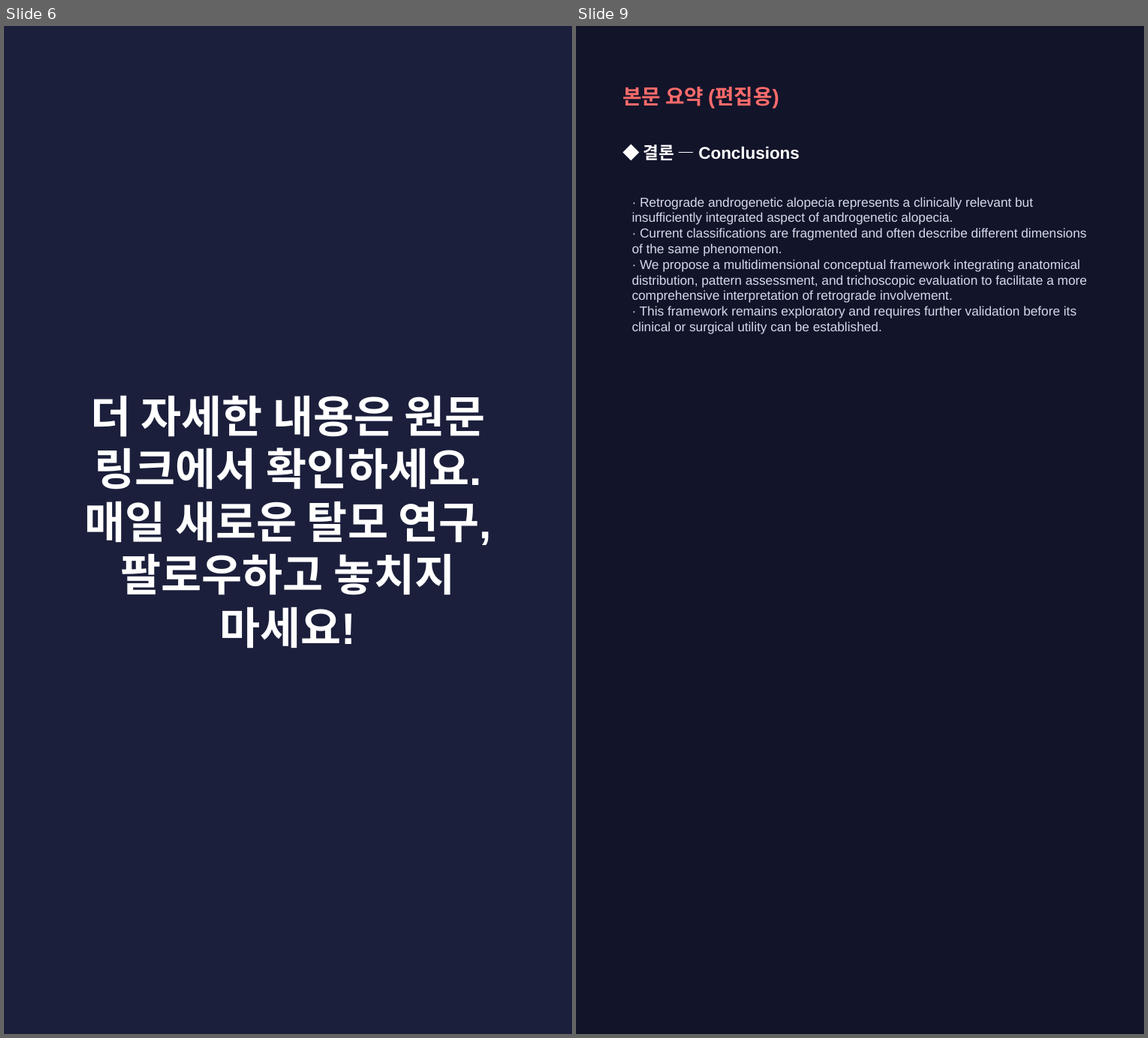
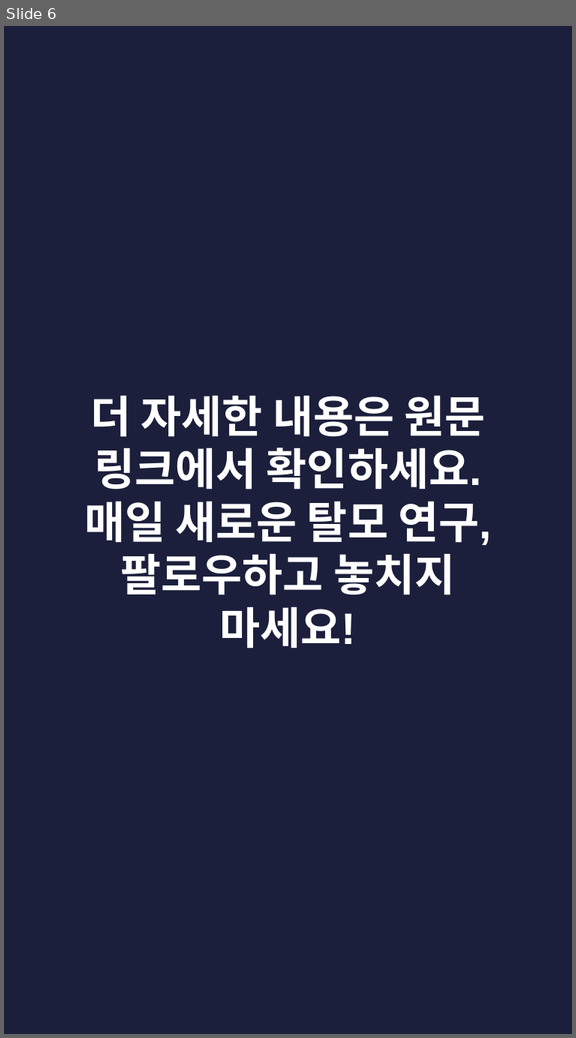
Before and after one commit to hyokang2010-BJ-ANTH/product-builder-test, a slide deck: pwa/data/latest/slides.pptx. Shown side by side, each under a label of ours: slides 6 and 9 before the commit, slide 6 after it; the slides between them are not shown. The pictures are 1148x1038 and 576x1038 pixels, drawn with LibreOffice and Linux fonts; fonts in the diff are those of the drawing. Boxes give left, top, right and bottom in pixels: in the first picture for what was removed or moved away, otherwise in the second. Text is boxed around its words. In the diff, an @@ line names an element or a change of style, - is before the commit and + after.

```diff
--- a/pwa/data/latest/slides.pptx
+++ b/pwa/data/latest/slides.pptx
@@ slide 9 removed at (576,26,1144,1034), background #12142A @@
@@ text removed at (622,87,779,108) @@
-본문 요약 (편집용)
@@ text removed at (644,144,800,160) @@
-◆ 결론 — Conclusions
@@ text removed at (632,197,1087,334) @@
-· Retrograde androgenetic alopecia represents a clinically relevant but insufficiently integrated aspect of androgenetic alopecia.
-· Current classifications are fragmented and often describe different dimensions of the same phenomenon.
-· We propose a multidimensional conceptual framework integrating anatomical distribution, pattern assessment, and trichoscopic evaluation to facilitate a more comprehensive interpretation of retrograde involvement.
-· This framework remains exploratory and requires further validation before its clinical or surgical utility can be established.
```
Also in this commit, not shown: 2 slides changed, 5 slides added, 5 other slides removed, 26 other files.
